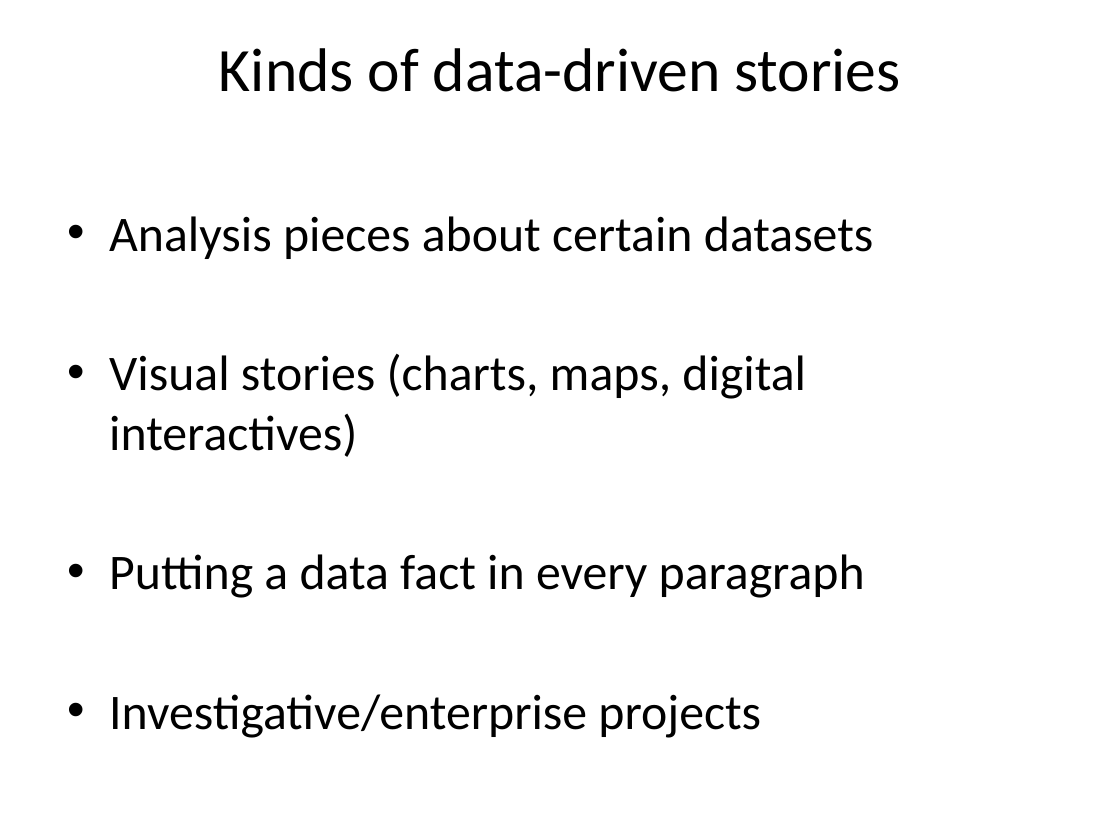
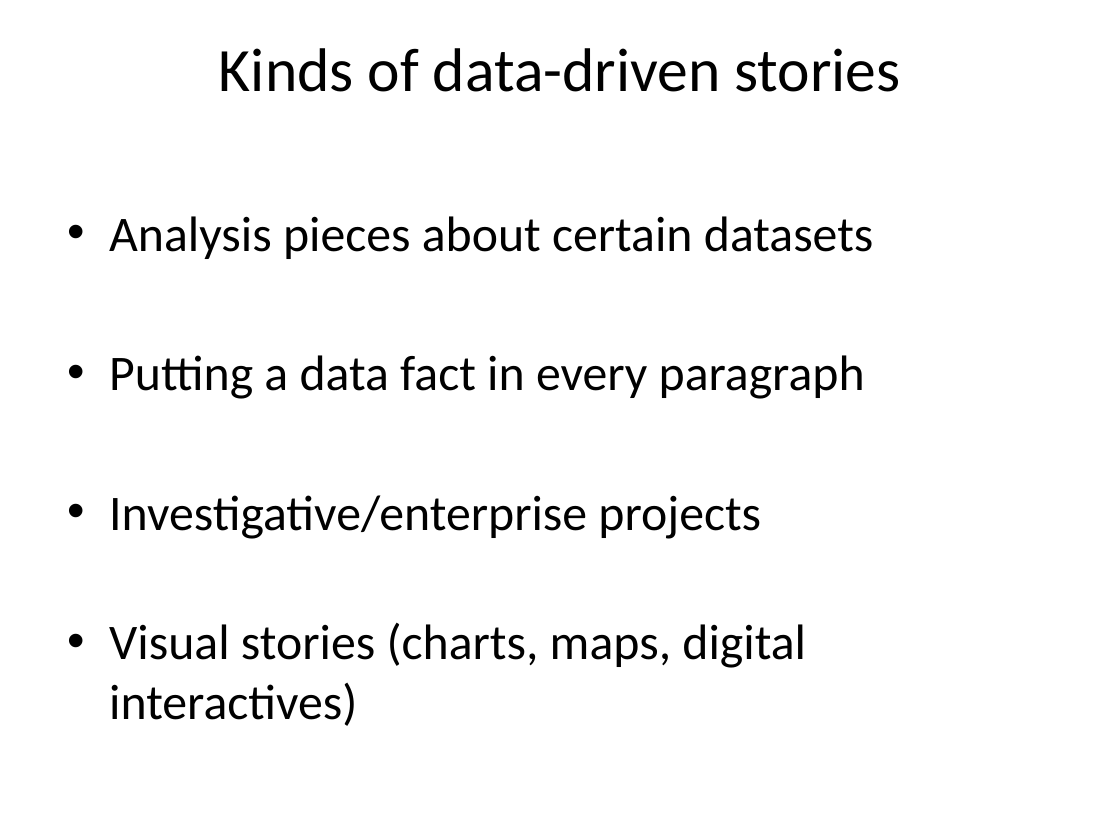
Before and after one commit to jeffhargarten/20181127-umn_class, a slide deck: slide 5 of data_presentation.pptx. Drawn at 1120x840 pixels with LibreOffice and Linux fonts; fonts in the diff are those of the drawing. Boxes give left, top, right and bottom in pixels: in the first picture for what was removed or moved away, otherwise in the second. Text is boxed around its words. In the diff, an @@ line names an element or a change of style, - is before the commit and + after.

```diff
--- a/data_presentation.pptx
+++ b/data_presentation.pptx
@@ text at bbox=[109, 354, 806, 457]: paragraph removed @@
-• Visual stories (charts, maps, digital interactives)
@@ text at bbox=[109, 623, 806, 726]: paragraph added @@
+• Visual stories (charts, maps, digital interactives)
```
Also in this commit, not shown: 4 other slides changed, 2 slides added.
